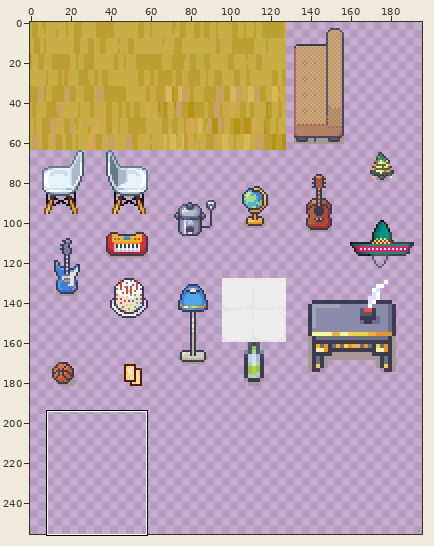
A sprite sheet gets an edit: tileset_hs18.png. Above: a wide view before the commit, with the close-up outlined.
Close-up. The starting point:
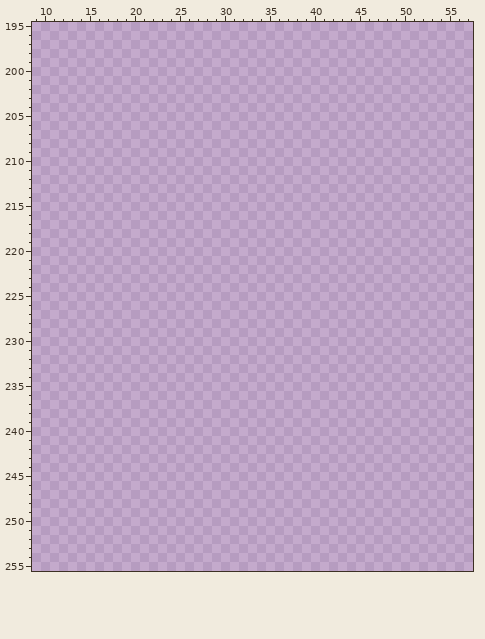
The file is 256x256 pixels. Pixels under 10% opacity are left out. Colours within 5 levels of each other are drawn and written as one. Shown: x 9..57, y 195..255. The wide view leaves out empty margins.
New version:
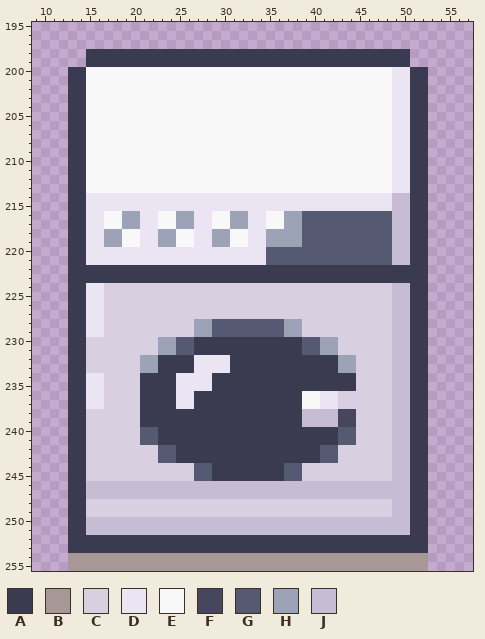
Palette (. is transparent): A #3a3a50  B #a79796  C #d8d0e0  D #ebe4f2  E #f8f8f8  F #46465e  G #565972  H #9da3b7  J #c6bdd5
Changes in this commit:
y 198..199: x 15..50 .................................... -> AAAAAAAAAAAAAAAAAAAAAAAAAAAAAAAAAAAA
y 200..213: x 13..52 ........................................ -> AAEEEEEEEEEEEEEEEEEEEEEEEEEEEEEEEEEEDDAA
y 214..215: x 13..52 ........................................ -> AADDDDDDDDDDDDDDDDDDDDDDDDDDDDDDDDDDJJAA
y 216..217: x 13..52 ........................................ -> AADDEEHHDDEEHHDDEEHHDDEEHHGGGGGGGGGGJJAA
y 218..219: x 13..52 ........................................ -> AADDHHEEDDHHEEDDHHEEDDHHHHGGGGGGGGGGJJAA
y 220..221: x 13..52 ........................................ -> AADDDDDDDDDDDDDDDDDDDDGGGGGGGGGGGGGGJJAA
y 222..223: x 13..52 ........................................ -> AAAAAAAAAAAAAAAAAAAAAAAAAAAAAAAAAAAAAAAA
y 224..227: x 13..52 ........................................ -> AADDCCCCCCCCCCCCCCCCCCCCCCCCCCCCCCCCJJAA
y 228..229: x 13..52 ........................................ -> AADDCCCCCCCCCCHHGGGGGGGGHHCCCCCCCCCCJJAA
y 230..231: x 13..52 ........................................ -> AACCCCCCCCHHGGAAAAAAAAAAAAGGHHCCCCCCJJAA
y 232..233: x 13..52 ........................................ -> AACCCCCCHHAAAADDDDAAAAAAAAAAAAHHCCCCJJAA
y 234..235: x 13..52 ........................................ -> AADDCCCCAAAADDDDAAAAAAAAAAAAAAAACCCCJJAA
y 236..237: x 13..52 ........................................ -> AADDCCCCAAAADDAAAAAAAAAAAAEEDDCCCCCCJJAA
y 238..239: x 13..52 ........................................ -> AACCCCCCAAAAAAAAAAAAAAAAAAJJJJFFCCCCJJAA
y 240..241: x 13..52 ........................................ -> AACCCCCCGGAAAAAAAAAAAAAAAAAAAAGGCCCCJJAA
y 242..243: x 13..52 ........................................ -> AACCCCCCCCGGAAAAAAAAAAAAAAAAGGCCCCCCJJAA
y 244..245: x 13..52 ........................................ -> AACCCCCCCCCCCCGGAAAAAAAAGGCCCCCCCCCCJJAA
y 246..247: x 13..52 ........................................ -> AAJJJJJJJJJJJJJJJJJJJJJJJJJJJJJJJJJJJJAA
y 248..249: x 13..52 ........................................ -> AACCCCCCCCCCCCCCCCCCCCCCCCCCCCCCCCCCJJAA
y 250..251: x 13..52 ........................................ -> AAJJJJJJJJJJJJJJJJJJJJJJJJJJJJJJJJJJJJAA
y 252..253: x 13..52 ........................................ -> AAAAAAAAAAAAAAAAAAAAAAAAAAAAAAAAAAAAAAAA
y 254..255: x 13..52 ........................................ -> BBBBBBBBBBBBBBBBBBBBBBBBBBBBBBBBBBBBBBBB
Changed places in both close-ups, as pixel boxes (x1, y1, x2, y2):
added: (68, 49, 428, 571)
